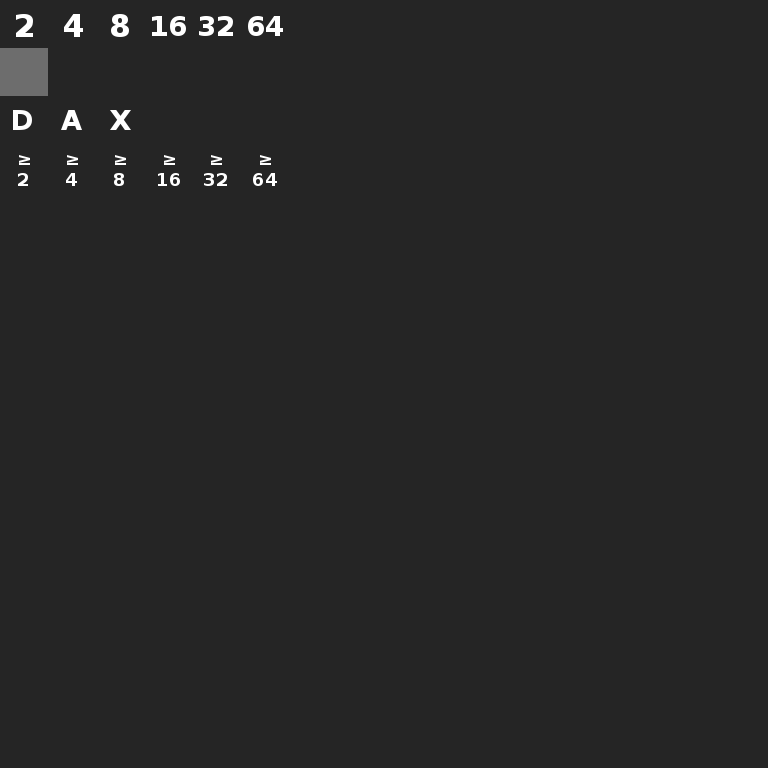
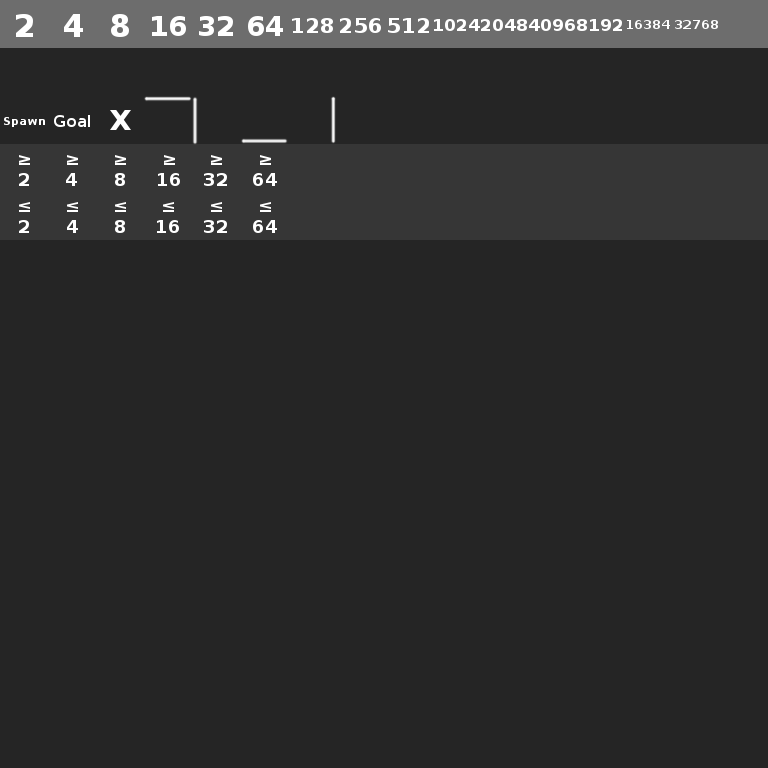
The second w=768, h=768 image is a revision of the first. Changes to its layers:
added layer "32768" above "16384" over (675, 20, 718, 29)
added layer "16384" above "8192" over (627, 20, 670, 29)
added layer "8192" above "4096" over (577, 19, 622, 31)
added layer "4096" above "2048" over (529, 19, 575, 31)
added layer "2048" above "1024" over (481, 19, 527, 31)
added layer "1024" above "512" over (434, 19, 480, 31)
added layer "512" above "256" over (388, 18, 429, 33)
added layer "256" above "128" over (340, 18, 381, 33)
added layer "128" above "64" over (292, 18, 333, 33)
added layer "Layer #1" above "X" over (143, 96, 336, 145)
renamed "A" to "Goal", painted on it over (54, 110, 90, 130)
renamed "D" to "Spawn", painted on it over (4, 110, 45, 130)
painted on "≥ ... #2" over (114, 173, 125, 186)
added layer "≤ ... #5" above "≤ ... #4" over (253, 202, 277, 233)
added layer "≤ ... #4" above "≤ ... #3" over (204, 202, 227, 233)
added layer "≤ ... #3" above "≤ ... #2" over (157, 202, 179, 233)
added layer "≤ ... #2" above "≤ ... #1" over (115, 202, 126, 233)
added layer "≤ ... #1" above "≤ ..." over (67, 202, 78, 233)
added layer "≤ ..." above "≥ ..." over (19, 202, 30, 233)
painted on "≥ ..." over (18, 173, 29, 186)
painted on "Layer" over (0, 0, 768, 240)
